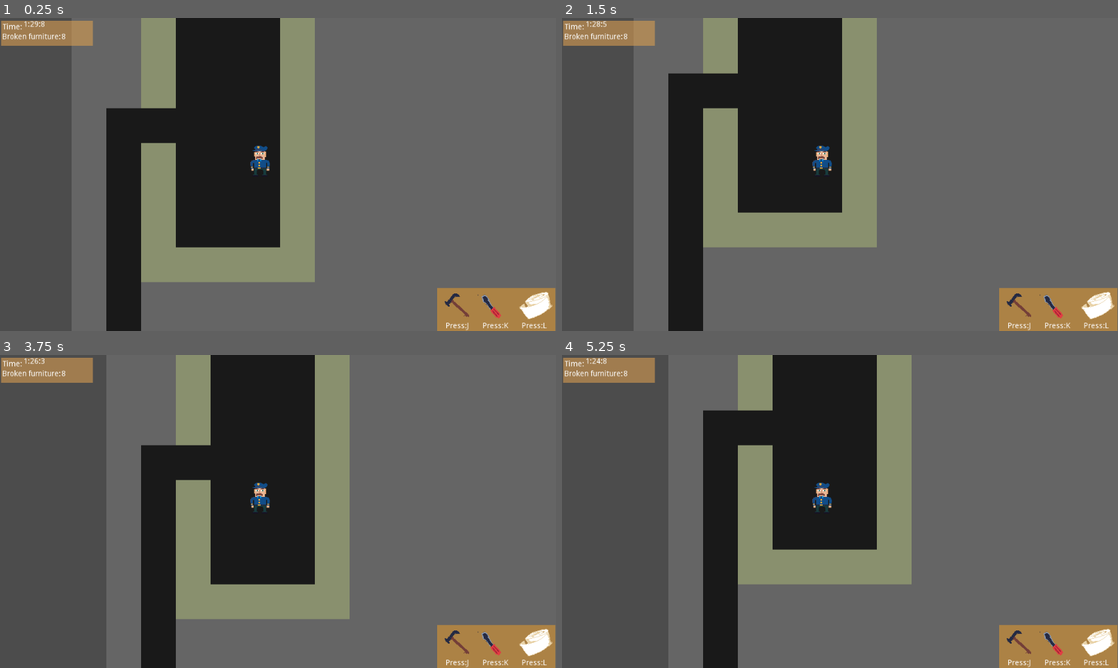
Above: before the commit, frames 1-4 (two rows, left to right).
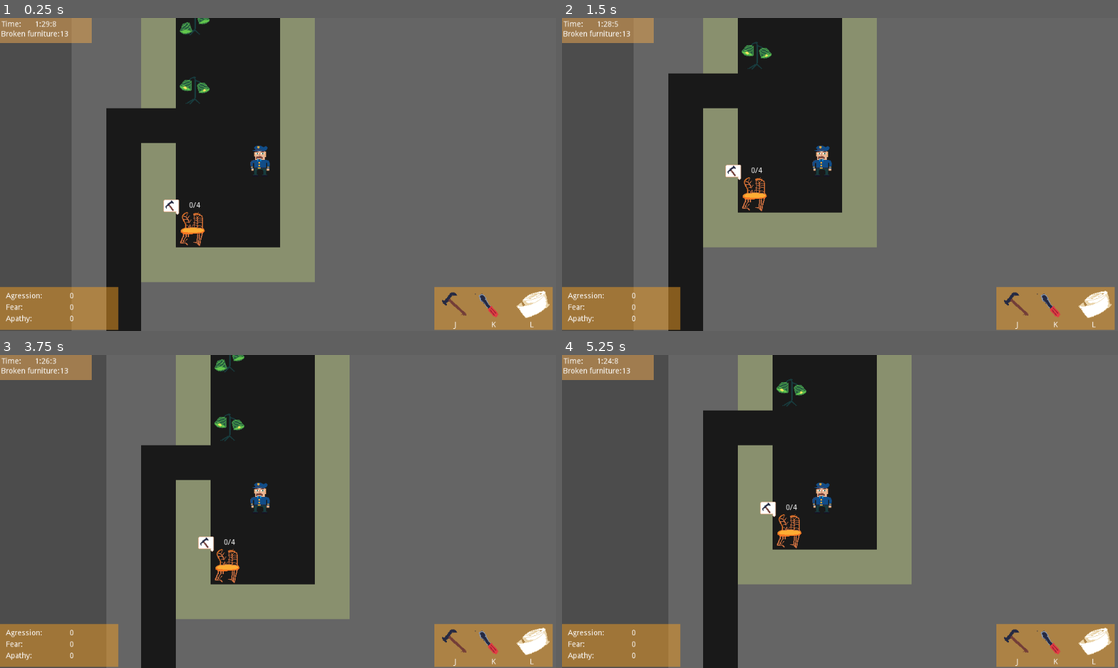
Above: after the commit, the same moments.

Repository: dr-Fade/game-jam-2020
Game: Godot game, scene res://Game.tscn
Two runs of this game, one before a commit and one after it. Both use one fixed random seed, a clock stepped at 60 frames per second and the inputs below.
Inputs:
- Up to frame 1 (0.25 s): no input
- Up to frame 2 (1.5 s): tap Enter at 0.5 s; hold D (Right) 0.53-1.28 s; tap J (FixHammer) at 0.6 s; tap K (FixScrew) at 0.8, 1.35 s; tap Space at 1.25 s; hold S (Down) from 1.28 s (still down)
- Up to frame 3 (3.75 s): tap L (FixTape) at 1.55, 2.1 s; tap Enter at 2, 3.5 s; release S (Down) at 2.03 s; hold D (Right) 2.03-2.78 s; tap J (FixHammer) at 2.3, 2.85 s; tap Space at 2.75 s; hold W (Up) 2.78-3.53 s; tap K (FixScrew) at 3.05, 3.6 s; hold A (Left) from 3.53 s (still down)
- Up to frame 4 (5.25 s): tap L (FixTape) at 3.8, 4.35 s; tap Space at 4.25 s; tap J (FixHammer) at 4.55, 5.1 s; release A (Left) at 5.03 s; hold S (Down) from 5.03 s (still down)

The runs differ from the first frame. In frame 1, 5.0% of the frame differs, in the area x 0-100%, y 0-100%; in frame 2, 4.9%; in frame 3, 5.0%; in frame 4, 4.9%.

Commit message:
added sfx

Diff:
--- a/roguelike-template/Game.gd
+++ b/roguelike-template/Game.gd
@@ -7,13 +7,16 @@
 const BORDER_SIZE = 2
 const LEVEL_SIZE = Vector2(50,50)
 const TILE_SIZE = 64
+const MONSTER_SIGHT = MIN_ROOM_DIMENSION
+const MONSTER_ATTACK = 20
+const DEBUFF_ACTIVATION_THRESHOLD = 60
 
 enum Tile {
 	Floor, Stone, Wall
 }
 
-enum Repair {
-	Hammer=0, Screw=1, Tape=2
+enum Fix {
+	Hammer, Screwdriver, Ducttape
 }
 
 # Current level
@@ -21,14 +24,32 @@
 var map = []
 var rooms = []
 var furniture = []
-var brokenItems: int = 0
-
-# Events
+var monsters = []
+var floor_graph = AStar.new()
+var broken_items: int = 0
+
+var player_tile
+var debuffs = [0,0,0]
+
+# Preloads
 
 onready var tile_map = $TileMap
 onready var player = $Player
-var player_tile
+onready var Monsters = load("res://Monsters.gd").new()
 const FurnitureScene = preload("res://Furniture.tscn")
+
+onready var oof = load("res://audio/oof.wav")
+onready var whispers = load("res://audio/whispers.wav")
+onready var clock = load("res://audio/clock.wav")
+onready var hammer = load("res://audio/hammer.wav")
+onready var screwdriver = load("res://audio/screwdriver.wav")
+onready var ducttape = load("res://audio/ducttape.wav")
+
+onready var anger_debuff_value = get_node("ItemsAndControl/Debuffs/AngerValue")
+onready var fear_debuff_value = get_node("ItemsAndControl/Debuffs/FearValue")
+onready var apathy_debuff_value = get_node("ItemsAndControl/Debuffs/ApathyValue")
+
+# Events
 
 func _input(event: InputEvent):
 	if !event.is_pressed():
@@ -43,22 +64,34 @@
 	elif event.is_action("Down"):
 		try_move(0,1)
 	elif event.is_action("FixHammer"):
-		try_fix(Repair.Hammer)
+		try_fix(Fix.Hammer)
 	elif event.is_action("FixScrew"):
-		try_fix(Repair.Screw)
+		try_fix(Fix.Screwdriver)
 	elif event.is_action("FixTape"):
-		try_fix(Repair.Tape)
-
-
-func try_fix(typefix):
+		try_fix(Fix.Ducttape)
+
+func try_fix(type_of_fix):
 	for f in furniture:
-		if f.tile.x == player_tile.x && f.tile.y == player_tile.y && f.is_damaged :
-			f.fix(typefix)
+		if f.tile == player_tile && f.is_damaged :
+			f.fix(type_of_fix)
+			match type_of_fix:
+				Fix.Hammer:
+					$Fx/Actions.stream = hammer
+				Fix.Screwdriver:
+					$Fx/Actions.stream = screwdriver
+				Fix.Ducttape:
+					$Fx/Actions.stream = ducttape
+			$Fx/Actions.play()
 			if f.is_fixed:
-				brokenItems = brokenItems - 1
-	get_node("TimeAndProgress/FixedItems").set_text(str(brokenItems))
+				broken_items = broken_items - 1
+			break
+	get_node("TimeAndProgress/FixedItems").set_text(str(broken_items))
 
 func try_move(dx, dy):
+	for type in Monsters.Type.values():
+		if debuffs[type] > 0:
+			debuffs[type] -= 1
+
 	var x = player_tile.x + dx
 	var y = player_tile.y + dy
 
@@ -66,17 +99,56 @@
 	if x >= 0 && x < LEVEL_SIZE.x && y >=0 && y < LEVEL_SIZE.y:
 		tile_type = map[x][y]
 
-	match tile_type:
-		Tile.Floor:
+	if tile_type == Tile.Floor:
+		if debuffs[Monsters.Type.Apathy] > 0:
+			randomize()
+			if randi() % DEBUFF_ACTIVATION_THRESHOLD > debuffs[Monsters.Type.Apathy]:
+				player_tile = Vector2(x,y)
+		else:
 			player_tile = Vector2(x,y)
 
+	var player_point = floor_graph.get_closest_point(Vector3(player_tile.x, player_tile.y, 0))
+	for monster in monsters:
+		if monster.tile.x != x || monster.tile.y != y:
+			var monster_point = floor_graph.get_closest_point(Vector3(monster.tile.x, monster.tile.y, 0))
+			var path = floor_graph.get_point_path(monster_point, player_point)
+			if path && path.size() < MONSTER_SIGHT && randi() % 100 > 10:
+				monster.tile.x = path[1].x
+				monster.tile.y = path[1].y
+				monster.sprite_node.position = monster.tile * TILE_SIZE
+		if monster.tile.x == player_tile.x && monster.tile.y == player_tile.y:
+			debuffs[monster.type] += MONSTER_ATTACK
+			$Fx/Actions.stream = oof
+			$Fx/Actions.play()
+			monster.remove()
+			monsters.erase(monster)
+	var whispers_volume = -50
+	for debuff in debuffs:
+		if whispers_volume >= 0:
+			break
+		whispers_volume += debuff
+	$Fx/Whisper.volume_db = whispers_volume
 	update_visuals()
 
 # Called when the node enters the scene tree for the first time.
 func _ready():
 	OS.set_window_size(Vector2(1024, 576))
 	build_level()
-	get_node("TimeAndProgress/FixedItems").set_text(str(brokenItems))
+	init_sound()
+	get_node("TimeAndProgress/FixedItems").set_text(str(broken_items))
+
+func init_sound():
+	whispers.loop_mode = 1
+	whispers.loop_end = 179137
+	$Fx/Whisper.stream = whispers
+	$Fx/Whisper.volume_db = -50
+	$Fx/Whisper.play()
+
+	clock.loop_mode = 1
+	clock.loop_end = 4592440
+	$Fx/Clock.stream = clock
+	$Fx/Clock.volume_db = -10
+	$Fx/Clock.play()
 
 func build_level():
 	rooms.clear()
@@ -95,9 +167,10 @@
 	while !free_regions.empty():
 		add_room(free_regions)
 
-	place_furniture()
-	break_furniture()
+	spawn_furniture()
+	spawn_monsters()
 	connect_rooms()
+	create_floor_graph()
 
 	var start_room = rooms.front()
 	var player_x = start_room.position.x + 1 + randi() % int(start_room.size.x - 2)
@@ -108,52 +181,52 @@
 
 func update_visuals() -> void:
 	player.position = player_tile * TILE_SIZE
+	anger_debuff_value.set_text(str(debuffs[Monsters.Type.Anger]))
+	fear_debuff_value.set_text(str(debuffs[Monsters.Type.Fear]))
+	apathy_debuff_value.set_text(str(debuffs[Monsters.Type.Apathy]))
 
 class FurnitureReference extends Reference:
 	var tile: Vector2
-	var oridginal_repair_array_size: int
-	var performed_array_repair_size: int
+	var original_repair_array_size: int
+	var performed_repair_array_size: int
 	var sprite_node: Node2D
 	var popup_node: Node2D
 	var richtext_node: RichTextLabel
 	var repair_array: Array
-	var current_reqired_repair: int
+	var current_required_repair: int
 	var type: int
 	var is_damaged: bool = false
 	var is_fixed: bool = true
 
 	func fix(type_fix):
-		if type_fix == current_reqired_repair :
+		if type_fix == current_required_repair:
 			if repair_array.size() == 0 :
 				is_fixed = true
 				is_damaged = false
 				popup_node.hide()
-				performed_array_repair_size = performed_array_repair_size + 1
-				richtext_node.set_text(str(performed_array_repair_size)+"/"+str(oridginal_repair_array_size))
+				performed_repair_array_size += 1
+				richtext_node.set_text(str(performed_repair_array_size)+"/"+str(original_repair_array_size))
 				sprite_node.frame = sprite_node.frame - 3
 			else:
-				current_reqired_repair = repair_array.front()
-				popup_node.frame=current_reqired_repair
+				current_required_repair = repair_array.front()
+				popup_node.frame = current_required_repair
 				repair_array.pop_front()
-				performed_array_repair_size = performed_array_repair_size + 1
-				richtext_node.set_text(str(performed_array_repair_size)+"/"+str(oridginal_repair_array_size))
-
-
-
+				performed_repair_array_size += 1
+				richtext_node.set_text(str(performed_repair_array_size)+"/"+str(original_repair_array_size))
 
 	func damage():
 		is_fixed = false
 		is_damaged = true
 		sprite_node.frame = sprite_node.frame + 3
 		var repair_array_size = randi() % 7 + 1
-		oridginal_repair_array_size = repair_array_size+1
+		original_repair_array_size = repair_array_size+1
 		for repair in range(0, repair_array_size):
 			repair_array.append(randi() % 3)
-		current_reqired_repair = repair_array.front()
+		current_required_repair = repair_array.front()
 		popup_node.show()
-		popup_node.frame=current_reqired_repair
+		popup_node.frame=current_required_repair
 		richtext_node.show()
-		richtext_node.set_text(str(performed_array_repair_size)+"/"+str(oridginal_repair_array_size))
+		richtext_node.set_text(str(performed_repair_array_size)+"/"+str(original_repair_array_size))
 
 	func destroy():
 		is_fixed = false
@@ -161,40 +234,48 @@
 	func _init(game, x: int, y: int, type: int, tile_size: int , r_array: Array):
 		tile = Vector2(x,y)
 		repair_array=r_array
-		oridginal_repair_array_size = 0
+		original_repair_array_size = 0
 		sprite_node = FurnitureScene.instance()
 		popup_node = sprite_node.get_child(0)
 		popup_node.hide()
 		richtext_node = sprite_node.get_child(1)
 		richtext_node.hide()
-		performed_array_repair_size = 0
+		performed_repair_array_size = 0
 		sprite_node.frame=type;
 		sprite_node.position = tile * tile_size
 		game.add_child(sprite_node)
 
-	func _remove():
+	func remove():
 		sprite_node.queue_free()
 
-func place_furniture():
+func spawn_furniture():
 	furniture.clear()
+	var count_broken: int = 0
 	for room in rooms:
 		#Rect2(start_x, start_y, size_x, size_y)
 		var top_left = Vector2(room.position.x + 1, room.position.y + 1)
 		var bottom_right = Vector2(room.end.x - 1, room.end.y - 1)
 		for x in range(top_left.x, bottom_right.x):
 			for y in range(top_left.y, bottom_right.y):
-				if randi()%100 > 90:
-					var r_arrray = []
-					furniture.append(FurnitureReference.new(self, x, y, randi() % 3, TILE_SIZE, r_arrray))
-
-func break_furniture():
-	var cntbroken: int = 0
-	for fur in furniture:
-		if randi() % 2 == 1:
-			fur.damage()
-			cntbroken += 1
-	brokenItems = cntbroken
-
+				if randi() % 100 > 90:
+					var new_furniture = FurnitureReference.new(self, x, y, randi() % 3, TILE_SIZE, [])
+					if randi() % 2 == 1:
+						new_furniture.damage()
+						count_broken += 1
+					furniture.append(new_furniture)
+	broken_items = count_broken
+
+func spawn_monsters():
+	monsters.clear()
+	for room in rooms:
+		if room == rooms.front():
+			continue
+		var top_left = Vector2(room.position.x + 1, room.position.y + 1)
+		var bottom_right = Vector2(room.end.x - 1, room.end.y - 1)
+		for x in range(top_left.x, bottom_right.x):
+			for y in range(top_left.y, bottom_right.y):
+				if randi() % 100 > 95:
+					monsters.append(Monsters.MonsterReference.new(self, x, y, randi() % 3, TILE_SIZE))
 
 func connect_rooms():
 	var stone_graph = AStar.new()
@@ -301,6 +382,20 @@
 
 	return options[randi() % options.size()]
 
+func create_floor_graph():
+	var point_id = 0
+	for x in range(LEVEL_SIZE.x):
+		for y in range(LEVEL_SIZE.y):
+			if map[x][y] == Tile.Floor:
+				floor_graph.add_point(point_id, Vector3(x,y,0))
+				if x > 0 && map[x-1][y] == Tile.Floor:
+					var left_point = floor_graph.get_closest_point(Vector3(x - 1, y, 0))
+					floor_graph.connect_points(point_id, left_point)
+				if y > 0 && map[x][y-1] == Tile.Floor:
+					var above_point = floor_graph.get_closest_point(Vector3(x, y - 1, 0))
+					floor_graph.connect_points(point_id, above_point)
+				point_id += 1
+
 func add_room(free_regions: Array) -> void:
 	var region = free_regions[randi() % free_regions.size()]
 
@@ -320,11 +415,7 @@
 	if region.end.y <= room_start.y + room_size.y:
 		room_size.y = region.end.y - (room_start.y + room_size.y)
 
-	if room_size.x < MIN_ROOM_DIMENSION || room_size.y < MIN_ROOM_DIMENSION:
-		print("WTF???")
-
-	var room = Rect2(room_start.x, room_start.y, room_size.x, room_size.y)
-	rooms.append(room)
+	rooms.append(Rect2(room_start.x, room_start.y, room_size.x, room_size.y))
 
 	for x in range(room_start.x, room_start.x + room_size.x):
 		set_tile(x, room_start.y, Tile.Wall)
--- a/roguelike-template/Game.tscn
+++ b/roguelike-template/Game.tscn
@@ -51,7 +51,7 @@
 format = 1
 
 [node name="Player" type="Sprite" parent="."]
-position = Vector2( 453.203, 176.801 )
+position = Vector2( 448, 224 )
 texture = ExtResource( 5 )
 offset = Vector2( 32, 32 )
 
@@ -67,10 +67,8 @@
 [node name="TimeAndProgress" type="CanvasLayer" parent="."]
 
 [node name="ColorRect" type="ColorRect" parent="TimeAndProgress"]
-margin_left = 2.0
-margin_top = 4.9025
-margin_right = 171.0
-margin_bottom = 50.9025
+margin_right = 169.0
+margin_bottom = 46.0
 rect_pivot_offset = Vector2( 125.385, 49.1634 )
 color = Color( 0.858824, 0.623529, 0.317647, 0.588235 )
 
@@ -91,10 +89,10 @@
 text = "Time:"
 
 [node name="TimerDispayer" type="RichTextLabel" parent="TimeAndProgress"]
-margin_left = 42.6594
-margin_top = 5.0
-margin_right = 139.659
-margin_bottom = 25.0
+margin_left = 64.0
+margin_top = 4.78536
+margin_right = 161.0
+margin_bottom = 24.7854
 script = ExtResource( 6 )
 
 [node name="Timer" type="Timer" parent="TimeAndProgress/TimerDispayer"]
@@ -102,18 +100,18 @@
 autostart = true
 
 [node name="FixedItems" type="RichTextLabel" parent="TimeAndProgress"]
-margin_left = 112.826
-margin_top = 27.7877
-margin_right = 162.825
-margin_bottom = 42.7877
+margin_left = 110.214
+margin_top = 23.1724
+margin_right = 160.213
+margin_bottom = 38.1724
 
 [node name="ItemsAndControl" type="CanvasLayer" parent="."]
 
 [node name="BackgroundItems" type="ColorRect" parent="ItemsAndControl"]
-margin_left = 804.958
-margin_top = 497.0
-margin_right = 1022.96
-margin_bottom = 576.0
+margin_left = 800.0
+margin_top = 494.963
+margin_right = 1018.0
+margin_bottom = 573.963
 color = Color( 0.972549, 0.627451, 0.141176, 0.486275 )
 
 [node name="Tape" type="Sprite" parent="ItemsAndControl/BackgroundItems"]
@@ -126,7 +124,8 @@
 margin_right = 20.2782
 margin_bottom = 46.0
 rect_pivot_offset = Vector2( 39.451, 1.77704 )
-text = "Press:L"
+text = "L"
+align = 1
 
 [node name="Screwdrive" type="Sprite" parent="ItemsAndControl/BackgroundItems"]
 position = Vector2( 103.094, 35.706 )
@@ -138,7 +137,8 @@
 margin_right = 31.0
 margin_bottom = 41.0
 rect_pivot_offset = Vector2( 39.451, 1.77704 )
-text = "Press:K"
+text = "K"
+align = 1
 
 [node name="Hammer" type="Sprite" parent="ItemsAndControl/BackgroundItems"]
 position = Vector2( 43.4083, 35.9632 )
@@ -150,5 +150,70 @@
 margin_right = 17.9805
 margin_bottom = 41.0
 rect_pivot_offset = Vector2( 39.451, 1.77704 )
-text = "Press:J"
+text = "J"
+align = 1
+
+[node name="Debuffs" type="ColorRect" parent="ItemsAndControl"]
+margin_top = 494.963
+margin_right = 218.002
+margin_bottom = 573.963
+color = Color( 0.972549, 0.627451, 0.141176, 0.486275 )
+
+[node name="AngerLabel" type="Label" parent="ItemsAndControl/Debuffs"]
+margin_left = 11.2146
+margin_top = 10.0
+margin_right = 82.2146
+margin_bottom = 26.0
+text = "Agression:"
+
+[node name="AngerValue" type="Label" parent="ItemsAndControl/Debuffs"]
+margin_left = 128.0
+margin_top = 10.0
+margin_right = 199.0
+margin_bottom = 26.0
+
+[node name="FearLabel" type="Label" parent="ItemsAndControl/Debuffs"]
+margin_left = 11.2146
+margin_top = 30.9632
+margin_right = 82.2146
+margin_bottom = 46.9632
+text = "Fear:"
+
+[node name="FearValue" type="Label" parent="ItemsAndControl/Debuffs"]
+margin_left = 128.0
+margin_top = 30.9632
+margin_right = 199.0
+margin_bottom = 46.9632
+
+[node name="ApathyLabel" type="Label" parent="ItemsAndControl/Debuffs"]
+margin_left = 11.2146
+margin_top = 52.0
+margin_right = 82.2146
+margin_bottom = 68.0
+text = "Apathy:"
+
+[node name="ApathyValue" type="Label" parent="ItemsAndControl/Debuffs"]
+margin_left = 128.0
+margin_top = 52.0
+margin_right = 199.0
+margin_bottom = 68.0
+
+[node name="Music" type="AudioStreamPlayer" parent="."]
+volume_db = -10.0
+bus = "Music"
+
+[node name="Fx" type="Node" parent="."]
+
+[node name="Clock" type="AudioStreamPlayer" parent="Fx"]
+volume_db = -10.0
+autoplay = true
+bus = "FX"
+
+[node name="Whisper" type="AudioStreamPlayer" parent="Fx"]
+autoplay = true
+bus = "FX"
+
+[node name="Actions" type="AudioStreamPlayer" parent="Fx"]
+bus = "FX"
+
 [connection signal="timeout" from="TimeAndProgress/TimerDispayer/Timer" to="TimeAndProgress/TimerDispayer" method="_on_Timer_timeout"]
--- /dev/null
+++ b/roguelike-template/Monsters.gd
@@ -0,0 +1,23 @@
+extends Node
+
+const MonstersScene = preload("res://Monsters.tscn")
+
+enum Type {
+	Anger, Fear, Apathy
+}
+
+class MonsterReference extends Reference:
+	var tile: Vector2
+	var sprite_node: Node2D
+	var type: int
+
+	func _init(game, x: int, y: int, type: int, tile_size: int):
+		tile = Vector2(x,y)
+		sprite_node = MonstersScene.instance()
+		sprite_node.frame = type
+		self.type = type
+		sprite_node.position = tile * tile_size
+		game.add_child(sprite_node)
+
+	func remove():
+		sprite_node.queue_free()
--- /dev/null
+++ b/roguelike-template/Monsters.tscn
@@ -0,0 +1,9 @@
+[gd_scene load_steps=2 format=2]
+
+[ext_resource path="res://graphics/Monsters.png" type="Texture" id=1]
+
+[node name="Monsters" type="Sprite"]
+position = Vector2( 343.391, 296.629 )
+texture = ExtResource( 1 )
+offset = Vector2( 32, 32 )
+hframes = 3
--- /dev/null
+++ b/roguelike-template/default_bus_layout.tres
@@ -0,0 +1,23 @@
+[gd_resource type="AudioBusLayout" load_steps=2 format=2]
+
+[sub_resource type="AudioEffectReverb" id=1]
+resource_name = "Reverb"
+room_size = 0.4
+damping = 0.25
+spread = 0.5
+
+[resource]
+bus/1/name = "FX"
+bus/1/solo = false
+bus/1/mute = false
+bus/1/bypass_fx = false
+bus/1/volume_db = 0.0
+bus/1/send = "Master"
+bus/1/effect/0/effect = SubResource( 1 )
+bus/1/effect/0/enabled = true
+bus/2/name = "Music"
+bus/2/solo = false
+bus/2/mute = false
+bus/2/bypass_fx = false
+bus/2/volume_db = 0.0
+bus/2/send = "Master"
Not shown, added: roguelike-template/audio/clock.wav.import
Not shown, added: roguelike-template/audio/ducttape.wav.import
Not shown, added: roguelike-template/audio/hammer.wav.import
Not shown, added: roguelike-template/audio/oof.wav.import
Not shown, added: roguelike-template/audio/screwdriver.wav.import
Not shown, added: roguelike-template/audio/whispers.wav.import
Binary file added: roguelike-template/graphics/Aggression.png
Not shown, added: roguelike-template/graphics/Aggression.png.import
Binary file added: roguelike-template/graphics/Apathy.png
Not shown, added: roguelike-template/graphics/Apathy.png.import
Binary file added: roguelike-template/graphics/Fear.png
Not shown, added: roguelike-template/graphics/Fear.png.import
(and 14 more such lines)
